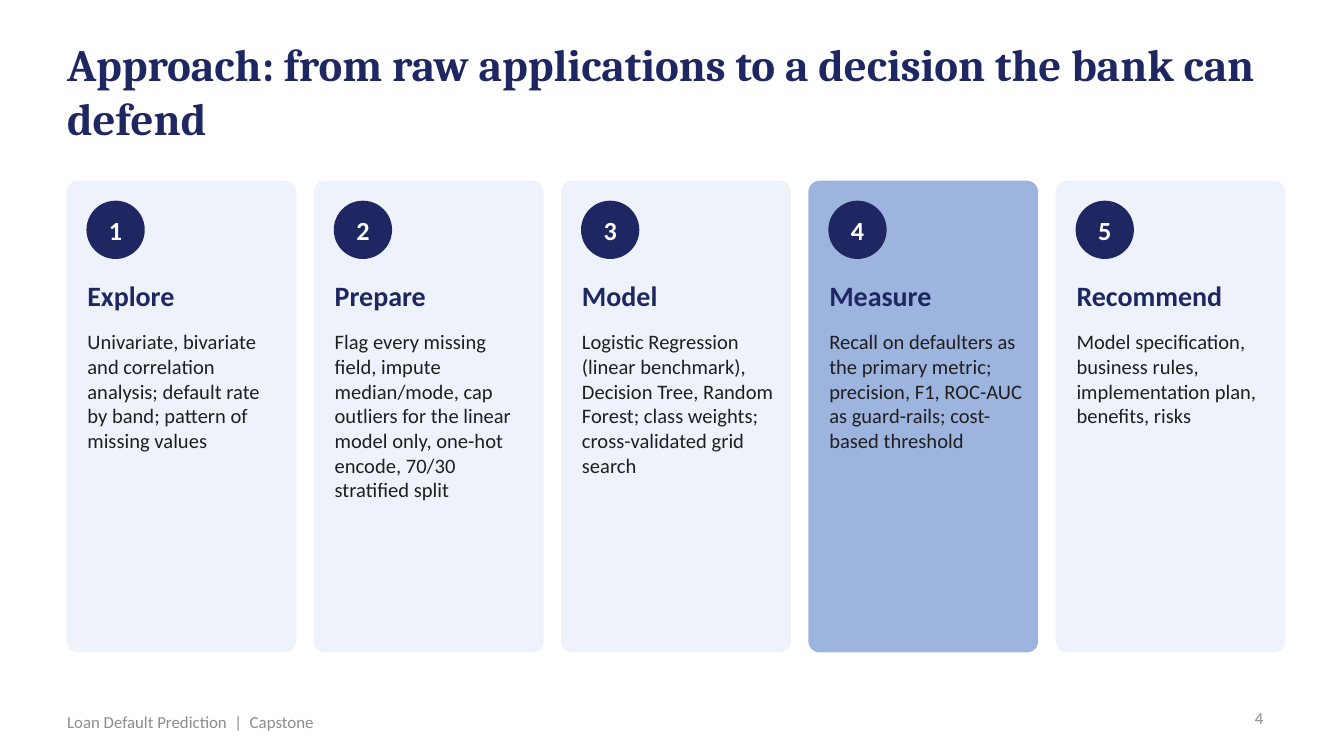
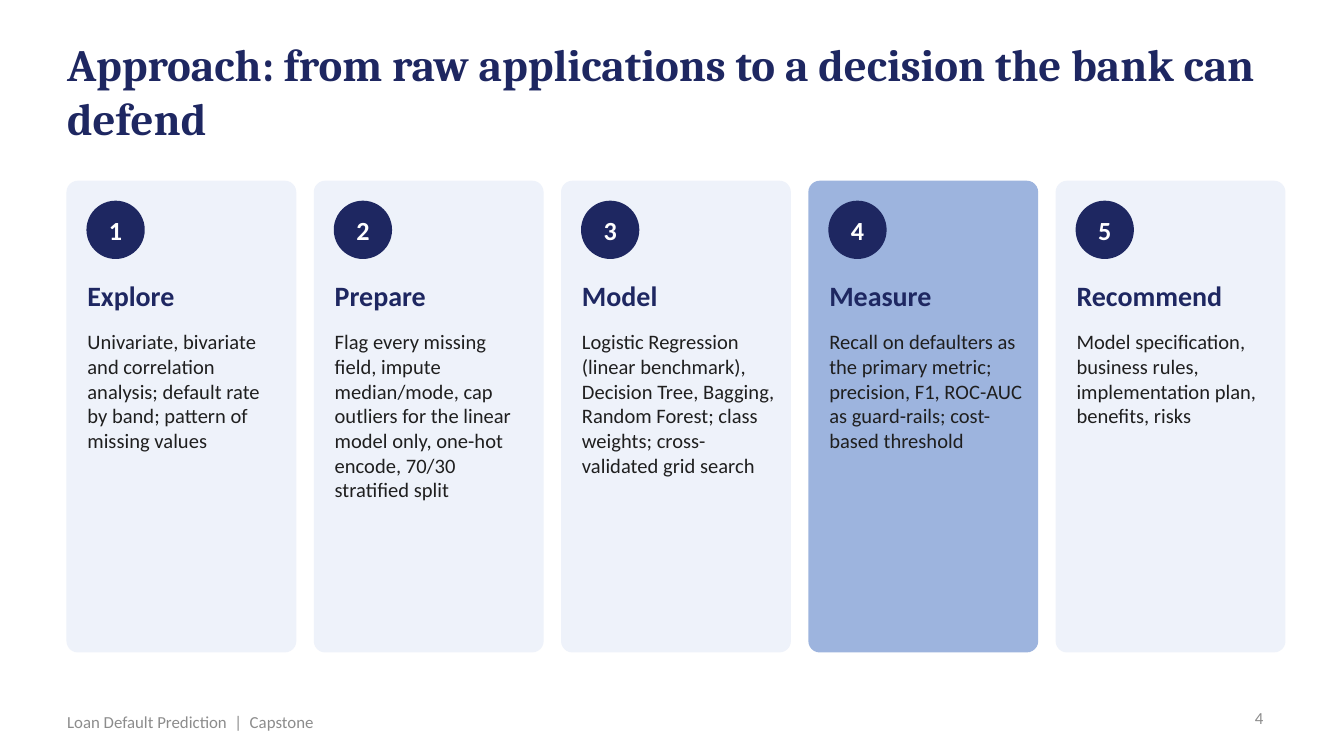
Before and after one commit to shubham1891/Personal-code, a slide deck: slide 4 of presentation/Loan_Default_Prediction_Presentation.pptx. Drawn at 1344x756 pixels with LibreOffice and Linux fonts; fonts in the diff are those of the drawing. Boxes give left, top, right and bottom in pixels: in the first picture for what was removed or moved away, otherwise in the second. Text is boxed around its words. In the diff, an @@ line names an element or a change of style, - is before the commit and + after.

```diff
--- a/presentation/Loan_Default_Prediction_Presentation.pptx
+++ b/presentation/Loan_Default_Prediction_Presentation.pptx
@@ text at (582,335,774,477): text changed @@
-Logistic Regression (linear benchmark), Decision Tree, Random Forest; class weights; cross-validated grid search
+Logistic Regression (linear benchmark), Decision Tree, Bagging, Random Forest; class weights; cross-validated grid search
```
Also in this commit, not shown: 2 other slides changed, 11 other files.
